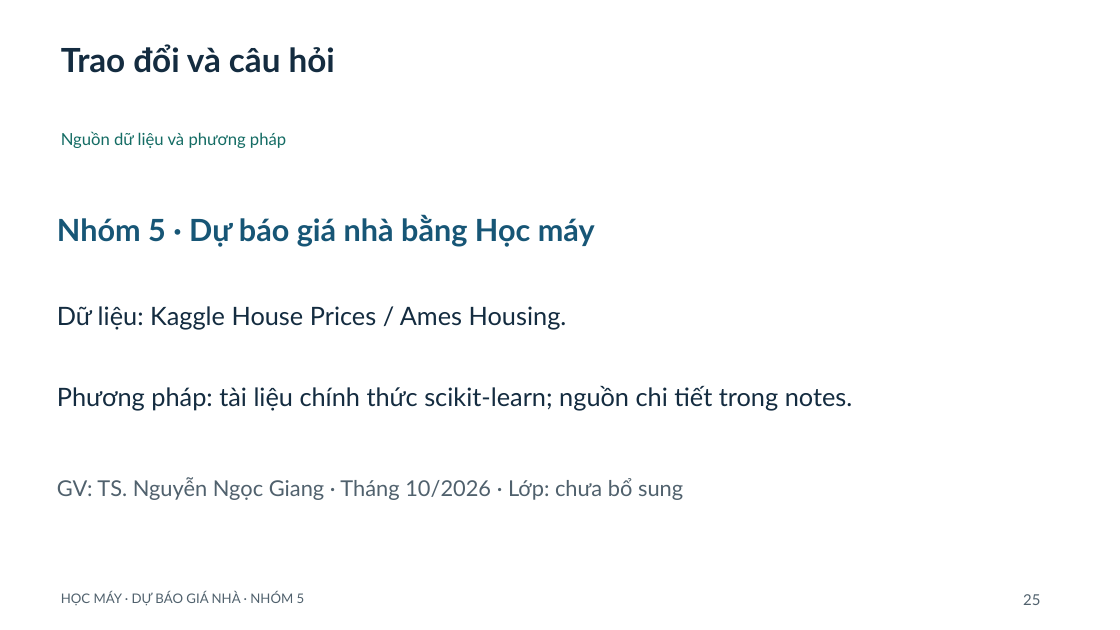
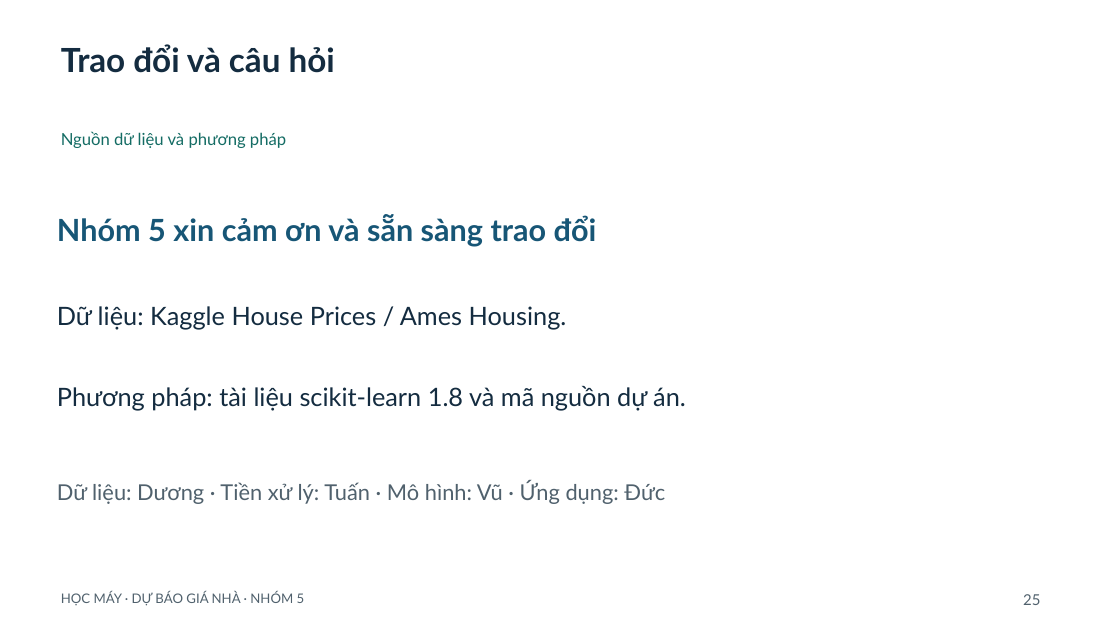
Before and after one commit to ngtd-2609/ames-house-price-prediction, a slide deck: slide 25 of slides/Slide_Hoc_may.pptx. Drawn at 1120x630 pixels with LibreOffice and Linux fonts; fonts in the diff are those of the drawing. Boxes give left, top, right and bottom in pixels: in the first picture for what was removed or moved away, otherwise in the second. Text is boxed around its words. In the diff, an @@ line names an element or a change of style, - is before the commit and + after.

```diff
--- a/slides/Slide_Hoc_may.pptx
+++ b/slides/Slide_Hoc_may.pptx
@@ text at box(57, 215, 597, 247): text changed @@
-Nhóm 5 · Dự báo giá nhà bằng Học máy
+Nhóm 5 xin cảm ơn và sẵn sàng trao đổi
@@ text at box(57, 386, 686, 410): text changed @@
-Phương pháp: tài liệu chính thức scikit-learn; nguồn chi tiết trong notes.
+Phương pháp: tài liệu scikit-learn 1.8 và mã nguồn dự án.
@@ text at box(57, 481, 665, 504): text changed @@
-GV: TS. Nguyễn Ngọc Giang · Tháng 10/2026 · Lớp: chưa bổ sung
+Dữ liệu: Dương · Tiền xử lý: Tuấn · Mô hình: Vũ · Ứng dụng: Đức
```
Also in this commit, not shown: 19 other slides changed, 4 slides added, 4 slides removed, 1 other file.
